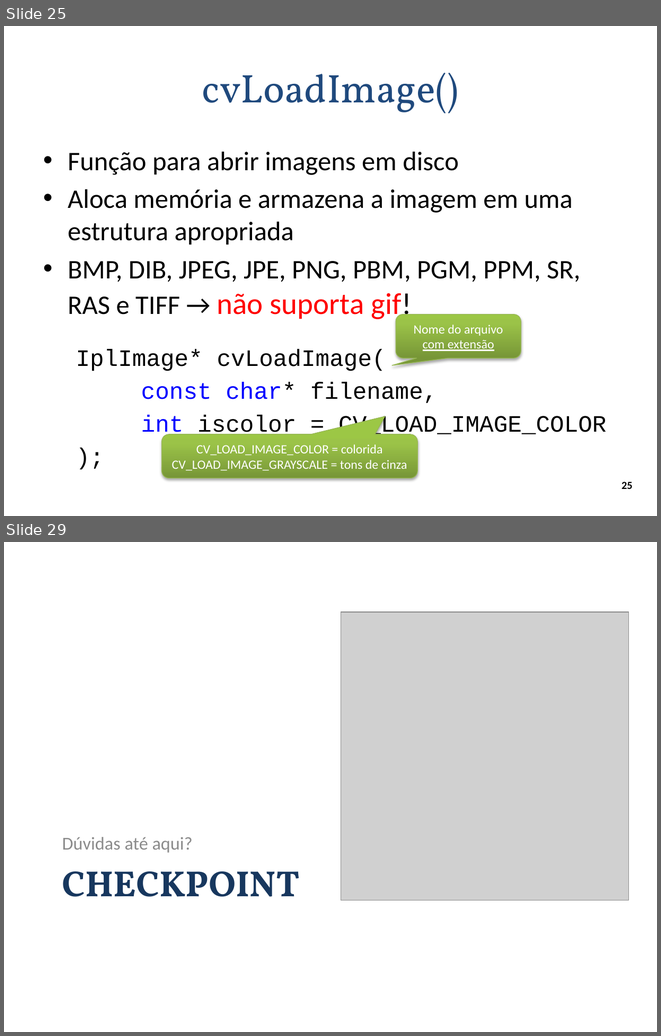
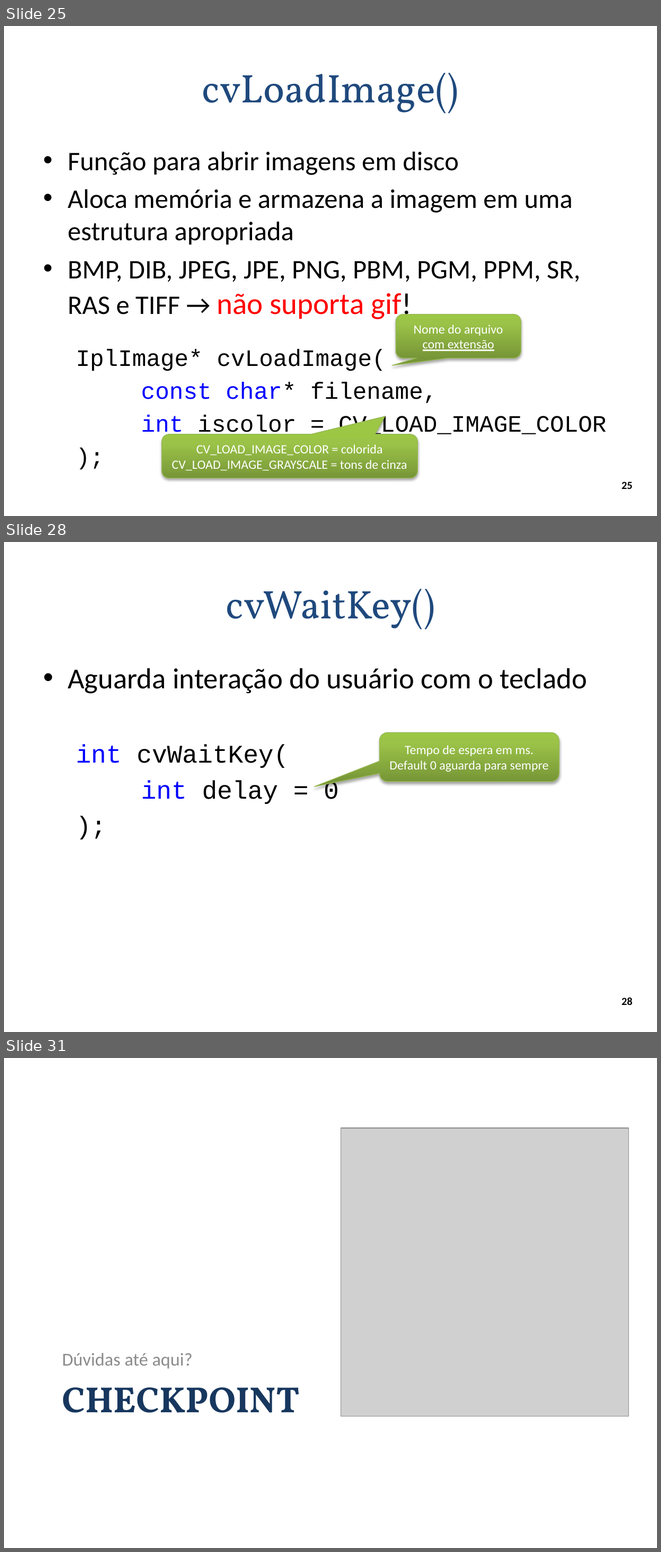
Before and after one commit to andrecurvello/tests-zingarelli, a slide deck: 1-Meus-Artigos/Minicurso-SemComp2011/minicurso-SemComp2011.pptx. Shown one above the other, each under a label of ours: slides 25 and 29 before the commit, slides 25, 28 and 31 after it; the slides between them are not shown. The pictures are 661x1036 and 661x1552 pixels, drawn with LibreOffice and Linux fonts; fonts in the diff are those of the drawing; grey boxes stand for pictures; background and template pictures are left out. Boxes give left, top, right and bottom in pixels: in the first picture for what was removed or moved away, otherwise in the second. Text is boxed around its words. In the diff, an @@ line names an element or a change of style, - is before the commit and + after.

```diff
--- a/1-Meus-Artigos/Minicurso-SemComp2011/minicurso-SemComp2011.pptx
+++ b/1-Meus-Artigos/Minicurso-SemComp2011/minicurso-SemComp2011.pptx
@@ slide 28 added at bbox=[4, 542, 657, 1032], background #FFFFFF @@
@@ title added at bbox=[226, 589, 435, 629], 44 pt, text #1F497D @@
+cvWaitKey()
@@ text added at bbox=[68, 668, 587, 804], 32 pt, text #000000 @@
+• Aguarda interação do usuário com o teclado
+  int cvWaitKey(
+  int delay = 0
+  );
@@ rounded speech box added at bbox=[379, 733, 559, 782], fill gradient #779737 to #9BC348 to #9DC746, outline #98B955 0.75 pt, 14 pt, text #FFFFFF @@
+Tempo de espera em ms. Default 0 aguarda para sempre
@@ page number added at bbox=[621, 997, 633, 1005], 12 pt, text #000000, bold @@
+28
@@ what was slide 29 is now slide 31 @@
```
Also in this commit, not shown: 5 slides changed, 11 other slides added, 5 other files.
